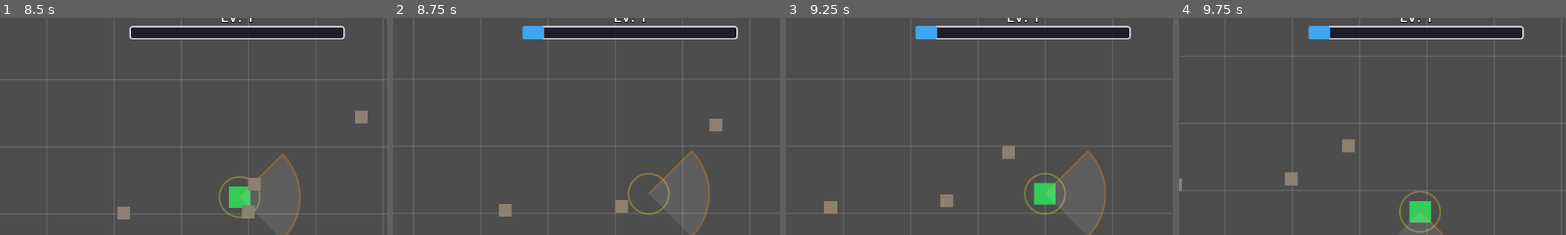
Above: before the commit, frames 1-4 (left to right).
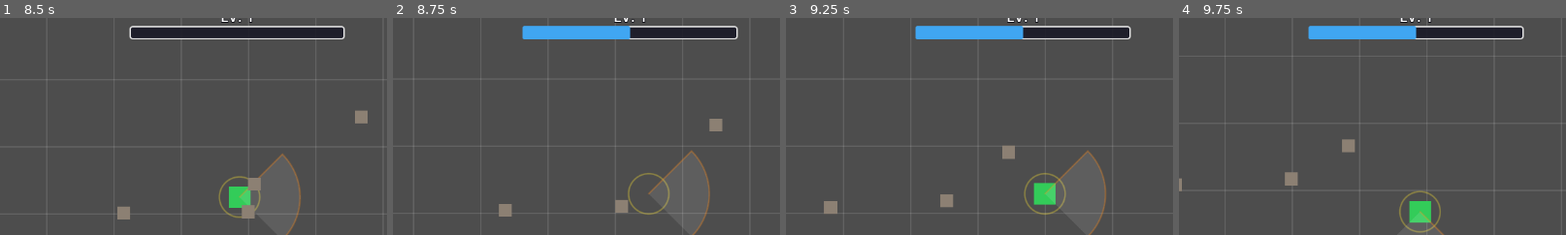
Above: after the commit, the same moments.

Repository: seunnna7/DinoSurvivor
Game: Godot game, scene res://scenes/main/MainMenu.tscn
Same seed, same stepped clock (60 frames per second), same inputs: the game is played once before the commit and once after it.
Inputs:
- Up to frame 1 (8.5 s): click "게임 시작" at 0.5 s; click "게임 시작" at 1.25 s; hold Up (ui_up) 2.03-3.53 s; hold Left (ui_left) 3.53-5.03 s; hold Down (ui_down) 5.03-5.78 s; hold Right (ui_right) 5.78-6.53 s; hold Up (ui_up) 6.53-7.28 s; hold Right (ui_right) from 7.28 s (still down)
- Up to frame 2 (8.75 s): keep holding Right (ui_right)
- Up to frame 3 (9.25 s): keep holding Right (ui_right)
- Up to frame 4 (9.75 s): release Right (ui_right) at 9.53 s; hold Down (ui_down) from 9.53 s (still down)
The pictures show only the part of the screen within x 19-69%, y 10-59%; the shares and areas given below are measured in that part.

Frame 1 is identical in both runs. In frame 2, 1.4% of the frame differs, in the area x 38-62%, y 3-10%; in frame 3, 1.4%; in frame 4, 1.4%.

Commit message:
경험치, 골드 드랍 정리

Diff:
--- a/dino-survivor-develop/data/enemies/normal_01_mouse.tres
+++ b/dino-survivor-develop/data/enemies/normal_01_mouse.tres
@@ -1,20 +1,15 @@
-[gd_resource type="Resource" script_class="EnemyStageData" load_steps=3 format=3]
+[gd_resource type="Resource" script_class="EnemyStageData" format=3 uid="uid://bk77anrs736yo"]
 
-[ext_resource type="Script" path="res://resource_types/enemy_stage_data.gd" id="1"]
-[ext_resource type="Resource" path="res://data/loot_tables/normal_mob_loot.tres" id="2"]
+[ext_resource type="Script" uid="uid://berbss44ehttb" path="res://resource_types/enemy_stage_data.gd" id="1"]
+[ext_resource type="Resource" uid="uid://7bhjjtb0cnk4" path="res://data/loot_tables/normal_mob_loot.tres" id="2"]
 
 [resource]
 script = ExtResource("1")
 id = &"normal_01_mouse"
 display_name = "쥐"
-tier = 0
-stage = 1
-unlock_time = 0.0
 max_health = 15.0
 move_speed = 90.0
 contact_damage = 4.0
-spawn_interval = 1.5
-spawn_count_per_tick = 1
 visual_scale = 0.8
 visual_color = Color(0.55, 0.5, 0.45, 1)
 loot_table = ExtResource("2")
--- a/dino-survivor-develop/data/enemies/normal_02_cat.tres
+++ b/dino-survivor-develop/data/enemies/normal_02_cat.tres
@@ -1,20 +1,18 @@
-[gd_resource type="Resource" script_class="EnemyStageData" load_steps=3 format=3]
+[gd_resource type="Resource" script_class="EnemyStageData" format=3 uid="uid://bf7mr7b2wov76"]
 
-[ext_resource type="Script" path="res://resource_types/enemy_stage_data.gd" id="1"]
-[ext_resource type="Resource" path="res://data/loot_tables/normal_mob_loot.tres" id="2"]
+[ext_resource type="Script" uid="uid://berbss44ehttb" path="res://resource_types/enemy_stage_data.gd" id="1"]
+[ext_resource type="Resource" uid="uid://7bhjjtb0cnk4" path="res://data/loot_tables/normal_mob_loot.tres" id="2"]
 
 [resource]
 script = ExtResource("1")
 id = &"normal_02_cat"
 display_name = "고양이"
-tier = 0
 stage = 2
 unlock_time = 90.0
 max_health = 32.0
 move_speed = 105.0
 contact_damage = 7.0
 spawn_interval = 1.2
-spawn_count_per_tick = 1
 visual_scale = 1.05
 visual_color = Color(0.85, 0.55, 0.25, 1)
 loot_table = ExtResource("2")
--- a/dino-survivor-develop/data/loot_tables/boss_loot.tres
+++ b/dino-survivor-develop/data/loot_tables/boss_loot.tres
@@ -2,7 +2,7 @@
 
 [ext_resource type="Script" uid="uid://c1px7ms7exys6" path="res://resource_types/loot_table.gd" id="1"]
 [ext_resource type="Script" uid="uid://tlueufoht1sn" path="res://resource_types/loot_entry.gd" id="2"]
-[ext_resource type="PackedScene" path="res://scenes/entities/pickups/XPGem.tscn" id="3"]
+[ext_resource type="PackedScene" path="res://scenes/entities/pickups/XPGemLarge.tscn" id="3"]
 [ext_resource type="PackedScene" path="res://scenes/entities/pickups/GoldCoin.tscn" id="4"]
 
 [sub_resource type="Resource" id="LootEntry_xp"]
--- a/dino-survivor-develop/data/loot_tables/elite_mob_loot.tres
+++ b/dino-survivor-develop/data/loot_tables/elite_mob_loot.tres
@@ -2,14 +2,18 @@
 
 [ext_resource type="Script" uid="uid://c1px7ms7exys6" path="res://resource_types/loot_table.gd" id="1"]
 [ext_resource type="Script" uid="uid://tlueufoht1sn" path="res://resource_types/loot_entry.gd" id="2"]
-[ext_resource type="PackedScene" path="res://scenes/entities/pickups/XPGem.tscn" id="3"]
+[ext_resource type="PackedScene" path="res://scenes/entities/pickups/XPGemSmall.tscn" id="3"]
 [ext_resource type="PackedScene" path="res://scenes/entities/pickups/GoldCoin.tscn" id="4"]
+[ext_resource type="PackedScene" path="res://scenes/entities/pickups/XPGemMedium.tscn" id="5"]
 
-[sub_resource type="Resource" id="LootEntry_xp"]
+[sub_resource type="Resource" id="LootEntry_xp_small"]
 script = ExtResource("2")
 item_scene = ExtResource("3")
-min_count = 4
-max_count = 6
+max_count = 2
+
+[sub_resource type="Resource" id="LootEntry_xp_medium"]
+script = ExtResource("2")
+item_scene = ExtResource("5")
 
 [sub_resource type="Resource" id="LootEntry_gold"]
 script = ExtResource("2")
@@ -20,4 +24,4 @@
 
 [resource]
 script = ExtResource("1")
-entries = Array[ExtResource("2")]([SubResource("LootEntry_xp"), SubResource("LootEntry_gold")])
+entries = Array[ExtResource("2")]([SubResource("LootEntry_xp_small"), SubResource("LootEntry_xp_medium"), SubResource("LootEntry_gold")])
--- a/dino-survivor-develop/data/loot_tables/normal_mob_loot.tres
+++ b/dino-survivor-develop/data/loot_tables/normal_mob_loot.tres
@@ -2,7 +2,7 @@
 
 [ext_resource type="Script" uid="uid://c1px7ms7exys6" path="res://resource_types/loot_table.gd" id="1"]
 [ext_resource type="Script" uid="uid://tlueufoht1sn" path="res://resource_types/loot_entry.gd" id="2"]
-[ext_resource type="PackedScene" path="res://scenes/entities/pickups/XPGem.tscn" id="3"]
+[ext_resource type="PackedScene" path="res://scenes/entities/pickups/XPGemSmall.tscn" id="3"]
 [ext_resource type="PackedScene" path="res://scenes/entities/pickups/GoldCoin.tscn" id="4"]
 
 [sub_resource type="Resource" id="LootEntry_xp"]
--- a/dino-survivor-develop/scenes/entities/pickups/XPGem.tscn
+++ b/dino-survivor-develop/scenes/entities/pickups/XPGemLarge.tscn
@@ -3,17 +3,18 @@
 [ext_resource type="Script" path="res://scripts/systems/pickups/xp_gem.gd" id="1"]
 
 [sub_resource type="CircleShape2D" id="CircleShape2D_xp"]
-radius = 6.0
+radius = 11.0
 
-[node name="XPGem" type="Area2D"]
+[node name="XPGemLarge" type="Area2D"]
 script = ExtResource("1")
+xp_value = 20
 
 [node name="Visual" type="ColorRect" parent="."]
-offset_left = -6.0
-offset_top = -6.0
-offset_right = 6.0
-offset_bottom = 6.0
-color = Color(0.3, 0.9, 1.0, 1)
+offset_left = -11.0
+offset_top = -11.0
+offset_right = 11.0
+offset_bottom = 11.0
+color = Color(0.6, 0.3, 1.0, 1)
 mouse_filter = 2
 
 [node name="CollisionShape2D" type="CollisionShape2D" parent="."]
--- /dev/null
+++ b/dino-survivor-develop/scenes/entities/pickups/XPGemMedium.tscn
@@ -0,0 +1,21 @@
+[gd_scene load_steps=3 format=3]
+
+[ext_resource type="Script" path="res://scripts/systems/pickups/xp_gem.gd" id="1"]
+
+[sub_resource type="CircleShape2D" id="CircleShape2D_xp"]
+radius = 8.0
+
+[node name="XPGemMedium" type="Area2D"]
+script = ExtResource("1")
+xp_value = 10
+
+[node name="Visual" type="ColorRect" parent="."]
+offset_left = -8.0
+offset_top = -8.0
+offset_right = 8.0
+offset_bottom = 8.0
+color = Color(0.3, 0.6, 1.0, 1)
+mouse_filter = 2
+
+[node name="CollisionShape2D" type="CollisionShape2D" parent="."]
+shape = SubResource("CircleShape2D_xp")
--- /dev/null
+++ b/dino-survivor-develop/scenes/entities/pickups/XPGemSmall.tscn
@@ -0,0 +1,21 @@
+[gd_scene load_steps=3 format=3]
+
+[ext_resource type="Script" path="res://scripts/systems/pickups/xp_gem.gd" id="1"]
+
+[sub_resource type="CircleShape2D" id="CircleShape2D_xp"]
+radius = 6.0
+
+[node name="XPGemSmall" type="Area2D"]
+script = ExtResource("1")
+xp_value = 5
+
+[node name="Visual" type="ColorRect" parent="."]
+offset_left = -6.0
+offset_top = -6.0
+offset_right = 6.0
+offset_bottom = 6.0
+color = Color(0.3, 0.9, 1.0, 1)
+mouse_filter = 2
+
+[node name="CollisionShape2D" type="CollisionShape2D" parent="."]
+shape = SubResource("CircleShape2D_xp")
--- a/dino-survivor-develop/scripts/systems/pickups/xp_gem.gd
+++ b/dino-survivor-develop/scripts/systems/pickups/xp_gem.gd
@@ -1,8 +1,12 @@
 extends Area2D
 ## 경험치 젬. 플레이어가 닿으면 RunState.add_experience()로 누적되고, 임계값을 넘으면
 ## RunState가 leveled_up을 emit해 레벨업 카드 UI가 자동으로 뜹니다.
+##
+## 소(XPGemSmall)/중(XPGemMedium)/대(XPGemLarge) 3종 씬이 이 스크립트 하나를 공유하며,
+## xp_value만 씬별로 다르게 오버라이드합니다 (기본 5/10/20, 추후 밸런싱 시 조정 예정).
+## 드랍 확률/조합은 몹마다 다르므로 코드가 아니라 각 몹의 LootTable(.tres)에서 정합니다.
 
-@export var xp_value: int = 1
+@export var xp_value: int = 5
 
 func _ready() -> void:
 	body_entered.connect(_on_body_entered)
Not shown, changed: dino-survivor-develop/.DS_Store
Not shown, added: dino-survivor-develop/DinoSurvivors_Workspace/00_기획/스킬설계.md
Not shown, added: dino-survivor-develop/develop/.DS_Store
Not shown, added: dino-survivor-develop/develop/0001evolutionskillsystem.patch
